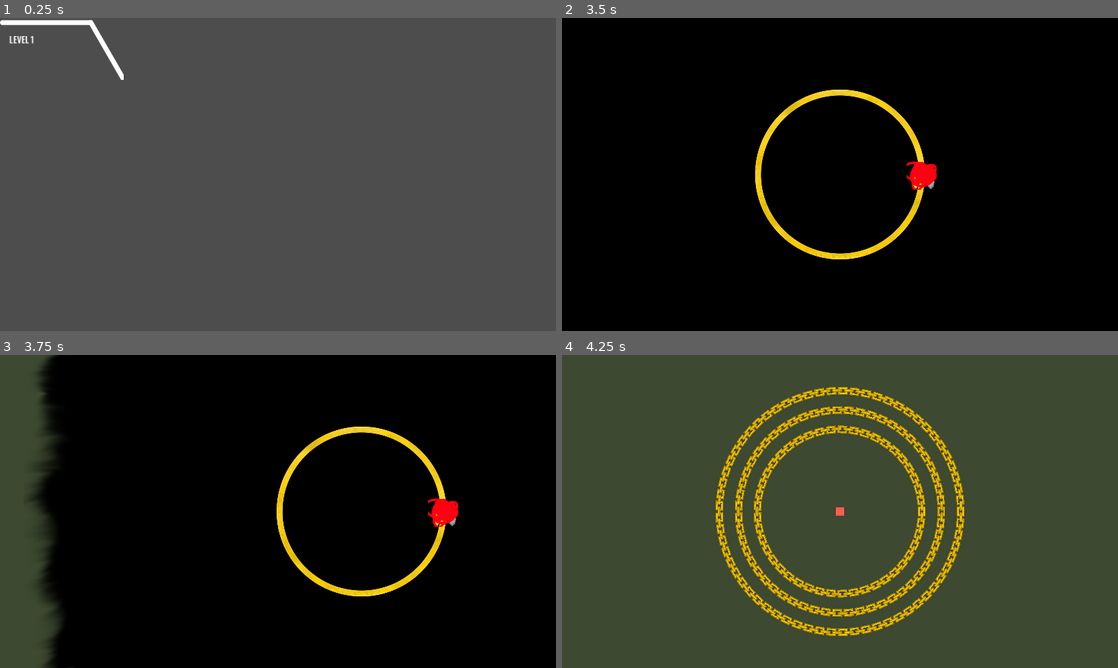
Above: before the commit, frames 1-4 (two rows, left to right).
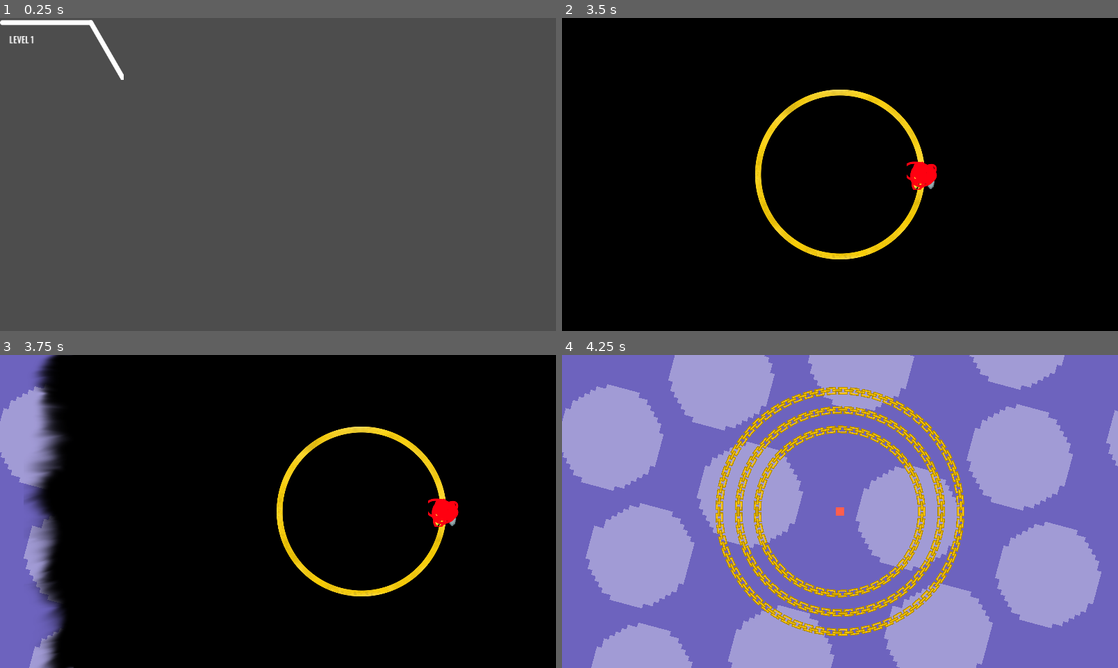
Above: after the commit, the same moments.

Repository: triangle-int/logi-charm
Game: Godot game, scene res://scenes/ui/branch.tscn
The game is run twice, just before and just after one commit, with the same random seed, the same clock (stepped at 60 frames per second) and the same inputs. This scene is started directly instead of the project's main scene.
Inputs (mouse positions are in pixels of both pictures, inside the frame that each line leads up to):
- Up to frame 1 (0.25 s): no input
- Up to frame 2 (3.5 s): click (623, 49) at 0.5 s; click (617, 46) at 1.25 s; tap Enter (ui_accept) at 2, 2.27, 3.02 s; move the mouse to (962, 158) at 2.02 s; move the mouse to (728, 190) at 2.77 s
- Up to frame 3 (3.75 s): move the mouse to (333, 442) at 3.52 s
- Up to frame 4 (4.25 s): no input

Frames 1-2 are identical in both runs. In frame 3, 9.7% of the frame differs, in the area x 0-14%, y 0-100%; in frame 4, 93%, in the area x 0-100%, y 0-100%.

Commit message:
Added parallax texture

Diff:
--- a/scenes/game.tscn
+++ b/scenes/game.tscn
@@ -1,9 +1,10 @@
-[gd_scene load_steps=6 format=3 uid="uid://bgiov8vdeao7u"]
+[gd_scene load_steps=7 format=3 uid="uid://bgiov8vdeao7u"]
 
 [ext_resource type="PackedScene" uid="uid://b60ca387m477t" path="res://scenes/pointer.tscn" id="1_vpf3b"]
 [ext_resource type="Script" path="res://scripts/game_loader.gd" id="1_wymu5"]
+[ext_resource type="Script" path="res://scripts/background_animator.gd" id="5_gjlfe"]
+[ext_resource type="Texture2D" uid="uid://kgpigkrwnfwi" path="res://sprites/background/back_layer_1.png" id="5_uu07m"]
 [ext_resource type="PackedScene" uid="uid://27ly8i0tovum" path="res://scenes/chain.tscn" id="6_mbphy"]
-[ext_resource type="Texture2D" uid="uid://bicsi3j6h1x45" path="res://sprites/one_pixel.png" id="6_yk2oo"]
 [ext_resource type="PackedScene" uid="uid://c25ufp6ujfbvv" path="res://scenes/chain_node.tscn" id="7_pxj6s"]
 
 [node name="Game" type="Node2D"]
@@ -36,8 +37,33 @@
 
 [node name="Pointer" parent="Center" instance=ExtResource("1_vpf3b")]
 
-[node name="Background" type="Sprite2D" parent="."]
-self_modulate = Color(0.239216, 0.286275, 0.188235, 1)
-z_index = -10
-scale = Vector2(2000, 2000)
-texture = ExtResource("6_yk2oo")
+[node name="CanvasLayer" type="CanvasLayer" parent="."]
+layer = -20
+
+[node name="ColorRect" type="ColorRect" parent="CanvasLayer"]
+anchors_preset = 15
+anchor_right = 1.0
+anchor_bottom = 1.0
+grow_horizontal = 2
+grow_vertical = 2
+color = Color(0.427451, 0.388235, 0.745098, 1)
+
+[node name="ParallaxBackground" type="ParallaxBackground" parent="."]
+layer = -10
+rotation = 0.261799
+scale = Vector2(1, 1)
+transform = Transform2D(0.965926, 0.258819, -0.258819, 0.965926, 0, 0)
+script = ExtResource("5_gjlfe")
+
+[node name="ParallaxLayer" type="ParallaxLayer" parent="ParallaxBackground"]
+motion_mirroring = Vector2(1280, 1280)
+
+[node name="Sprite2D" type="Sprite2D" parent="ParallaxBackground/ParallaxLayer"]
+self_modulate = Color(1, 1, 1, 0.356863)
+texture_filter = 1
+texture_repeat = 2
+scale = Vector2(10, 10)
+texture = ExtResource("5_uu07m")
+centered = false
+region_enabled = true
+region_rect = Rect2(0, 0, 128, 128)
--- /dev/null
+++ b/scripts/background_animator.gd
@@ -0,0 +1,6 @@
+extends ParallaxBackground
+
+@export var angle: float
+
+func _process(delta):
+	pass
Binary file added: sprites/background/back_layer_1.aseprite
Binary file added: sprites/background/back_layer_1.png
Not shown, added: sprites/background/back_layer_1.png.import
Binary file changed: sprites/rings/ring_parts.aseprite
